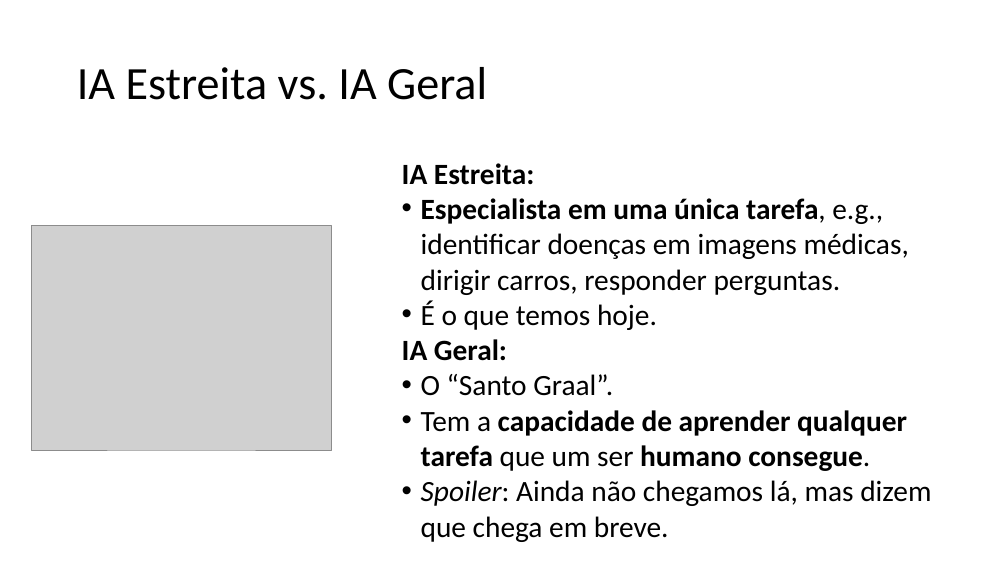
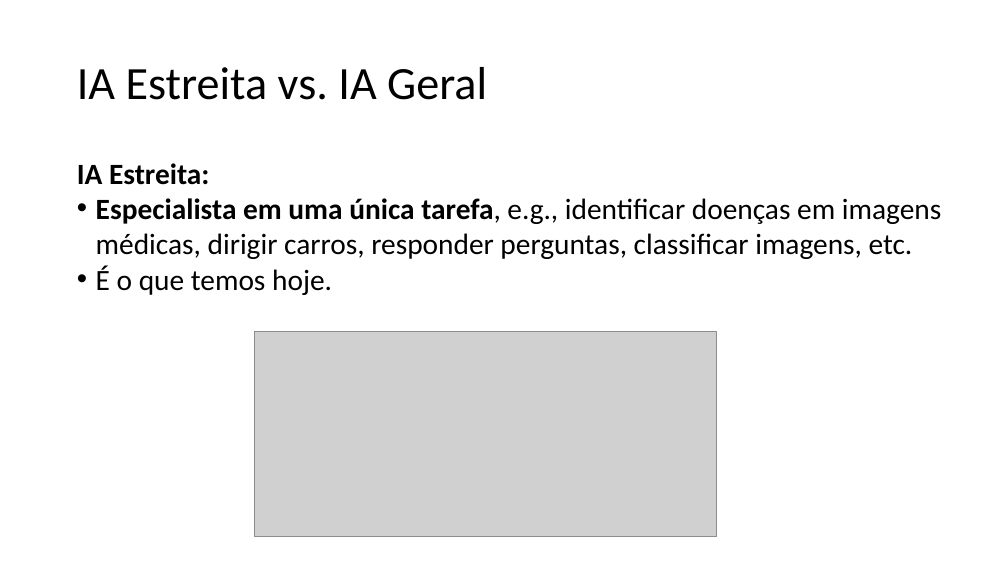
Before and after one commit to zz4fap/c24_inteligencia_artificial, a slide deck: slide 35 of slides/C24_Introdução.pptx (slide 34 before the commit). Drawn at 1008x567 pixels with LibreOffice and Linux fonts; fonts in the diff are those of the drawing; grey boxes stand for pictures. Boxes give left, top, right and bottom in pixels: in the first picture for what was removed or moved away, otherwise in the second. Text is boxed around its words. In the diff, an @@ line names an element or a change of style, - is before the commit and + after.

```diff
--- a/slides/C24_Introdução.pptx
+++ b/slides/C24_Introdução.pptx
@@ text "IA Estreita:" moved from (x1=402, y1=163, x2=931, y2=542) to (x1=77, y1=163, x2=941, y2=295) @@
@@ text at (x1=96, y1=198, x2=941, y2=259): text changed @@
-• Especialista em uma única tarefa, e.g., identificar doenças em imagens médicas, dirigir carros, responder perguntas.
+• Especialista em uma única tarefa, e.g., identificar doenças em imagens médicas, dirigir carros, responder perguntas, classificar imagens, etc.
@@ picture removed at (x1=32, y1=225, x2=331, y2=450) @@
@@ picture added at (x1=255, y1=332, x2=717, y2=537) @@
@@ text at (x1=402, y1=339, x2=931, y2=542): paragraphs removed @@
-IA Geral:
-• O “Santo Graal”.
-• Tem a capacidade de aprender qualquer tarefa que um ser humano consegue.
-• Spoiler: Ainda não chegamos lá, mas dizem que chega em breve.
```
Also in this commit, not shown: 33 other slides changed, 3 slides added, 1 other file.
